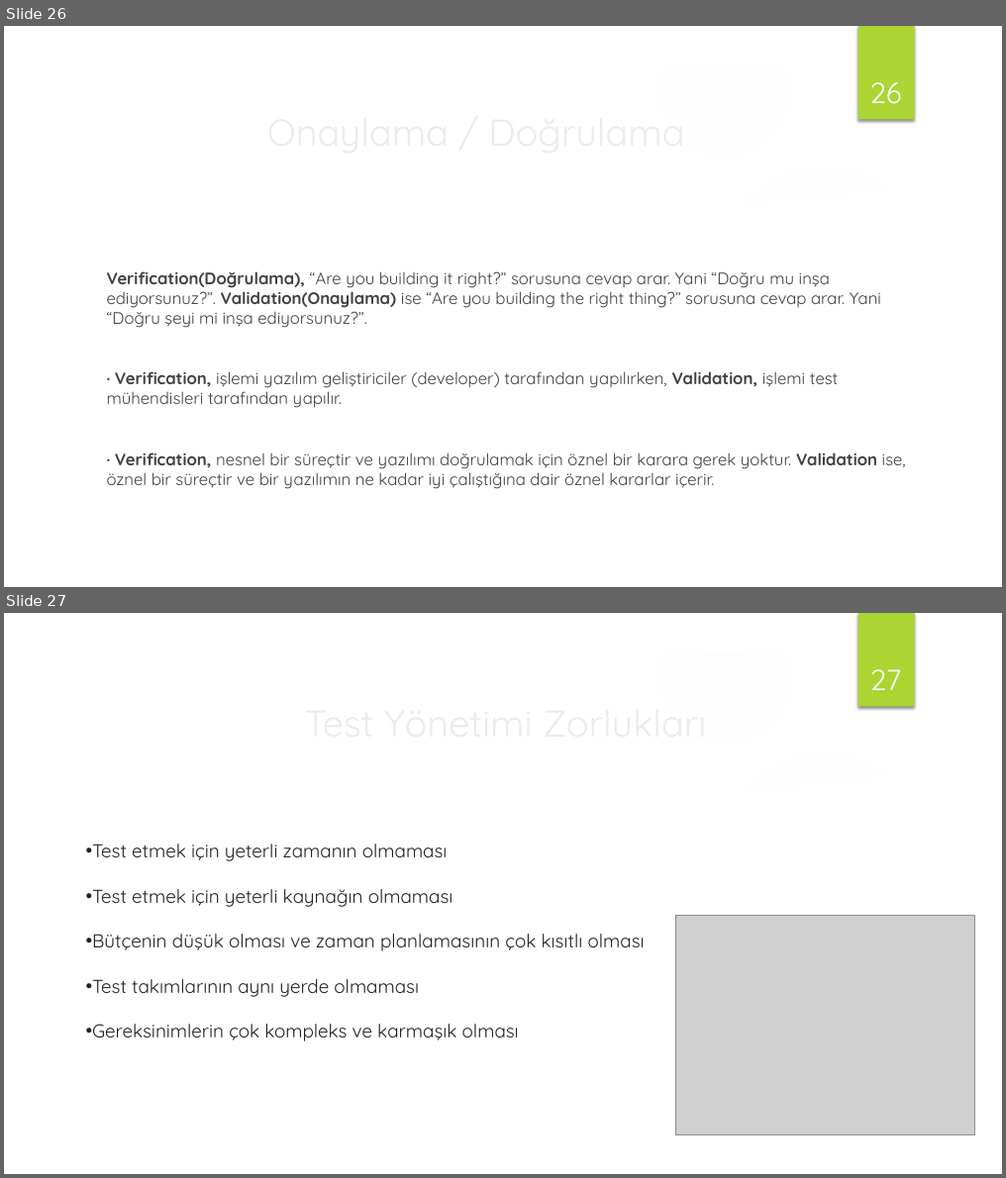
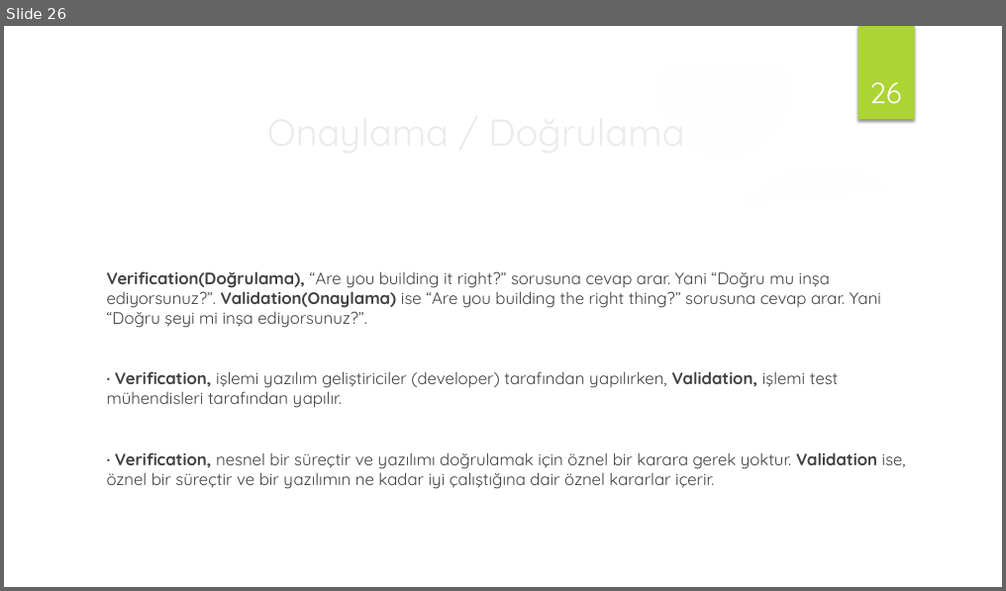
Before and after one commit to handanyarici/Medipol_SoftwareTesting_2020, a slide deck: 1 - Yazılım Teste Giris/Yazılım Testi ve Otomasyonu_w1.pptx. Shown one above the other, each under a label of ours: slides 26 and 27 before the commit, slide 26 after it. The pictures are 1006x1178 and 1006x591 pixels, drawn with LibreOffice and Linux fonts; fonts in the diff are those of the drawing; grey boxes stand for pictures; background and template pictures are left out. Boxes give left, top, right and bottom in pixels: in the first picture for what was removed or moved away, otherwise in the second. Text is boxed around its words. In the diff, an @@ line names an element or a change of style, - is before the commit and + after.

```diff
--- a/1 - Yazılım Teste Giris/Yazılım Testi ve Otomasyonu_w1.pptx
+++ b/1 - Yazılım Teste Giris/Yazılım Testi ve Otomasyonu_w1.pptx
@@ slide 27 removed at [4, 613, 1002, 1174], background picture (left out); not listed: 9 template elements that a slide beside it also shows @@
@@ page number removed at [870, 669, 902, 690] @@
-27
@@ title removed at [297, 693, 1002, 751] @@
-Test Yönetimi Zorlukları
@@ text removed at [92, 844, 645, 1042] @@
-• Test etmek için yeterli zamanın olmaması
-• Test etmek için yeterli kaynağın olmaması
-• Bütçenin düşük olması ve zaman planlamasının çok kısıtlı olması
-• Test takımlarının aynı yerde olmaması
-• Gereksinimlerin çok kompleks ve karmaşık olması
@@ picture removed at [675, 916, 975, 1136] @@
```
Also in this commit, not shown: 3 other slides removed.
